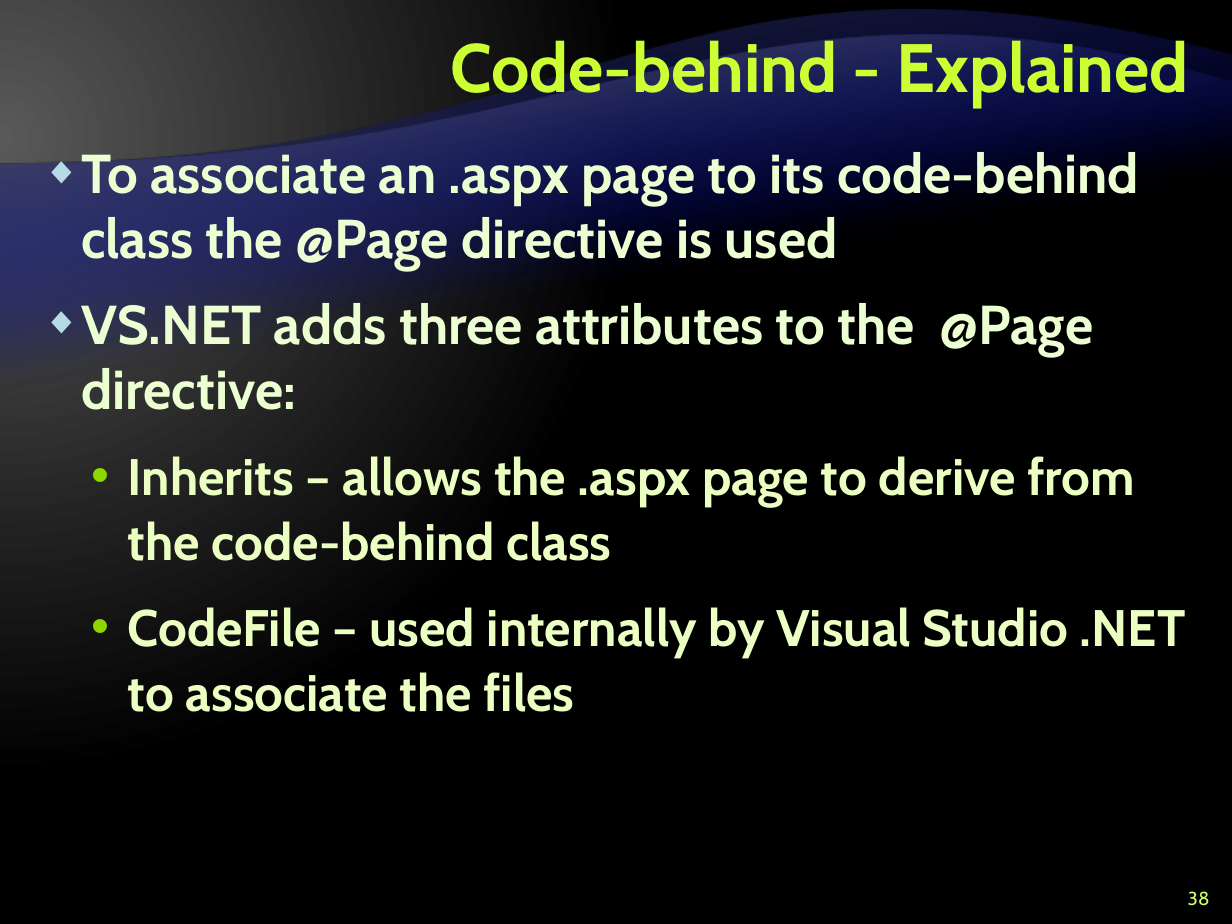
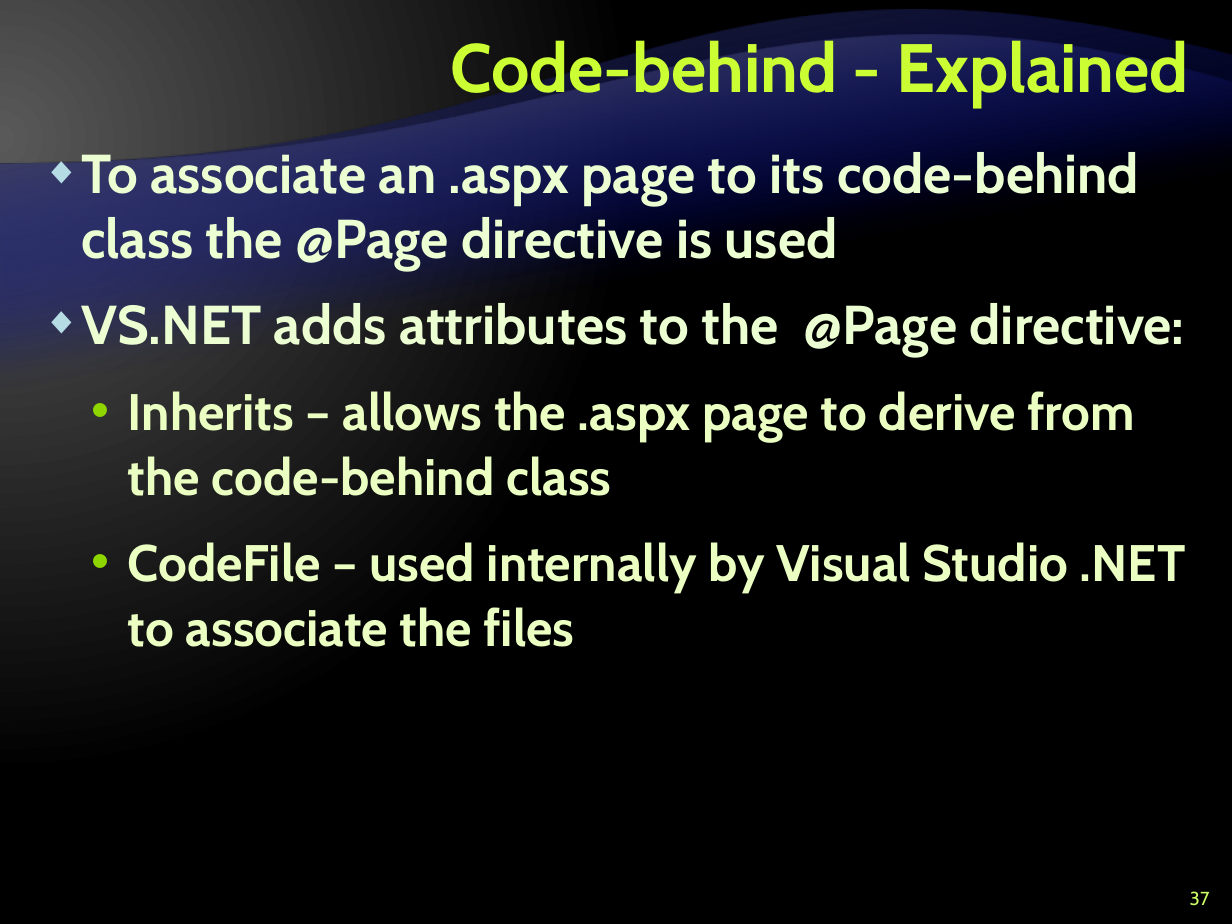
Before and after one commit to Graveheart/aspnetcourse, a slide deck: slide 37 of lectures/8. ASP.NET – Part I.pptx (slide 38 before the commit). Drawn at 1232x924 pixels with LibreOffice and Linux fonts; fonts in the diff are those of the drawing; background and template pictures are left out. Boxes give left, top, right and bottom in pixels: in the first picture for what was removed or moved away, otherwise in the second. Text is boxed around its words. In the diff, an @@ line names an element or a change of style, - is before the commit and + after.

```diff
--- a/lectures/8. ASP.NET – Part I.pptx
+++ b/lectures/8. ASP.NET – Part I.pptx
@@ text at <box>81,303,1185,356</box>: text changed @@
-◆ VS.NET adds three attributes to the @Page directive:
+◆ VS.NET adds attributes to the @Page directive:
@@ page number at <box>1190,891,1210,906</box>: text changed @@
-38
+37
```
Also in this commit, not shown: 2 other slides changed, 1 slide removed.
